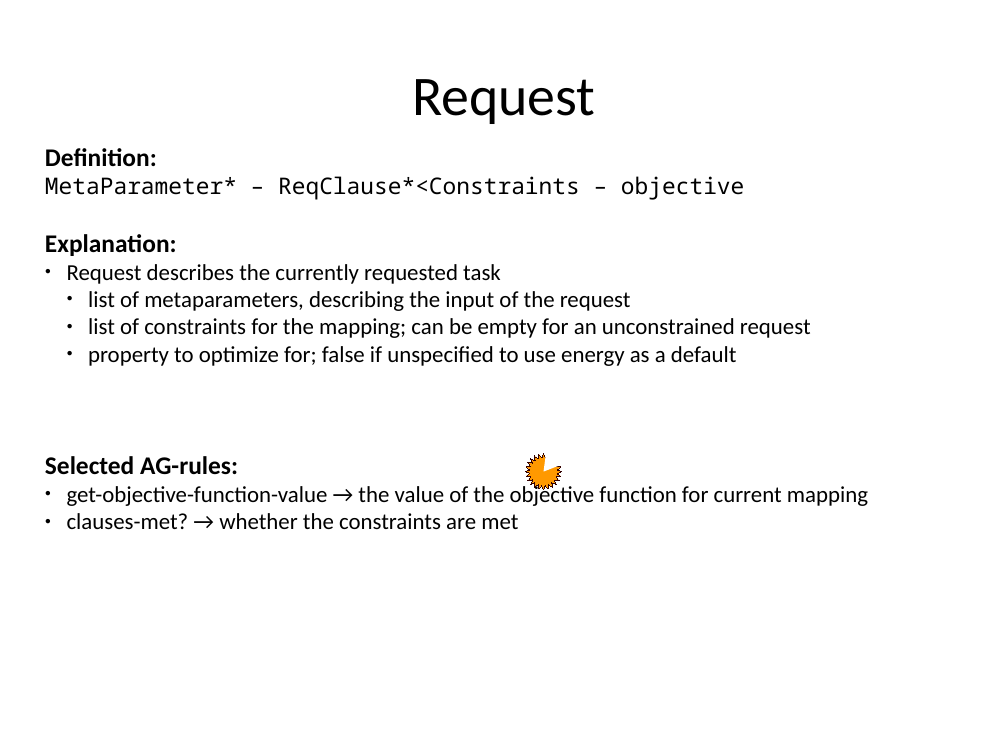
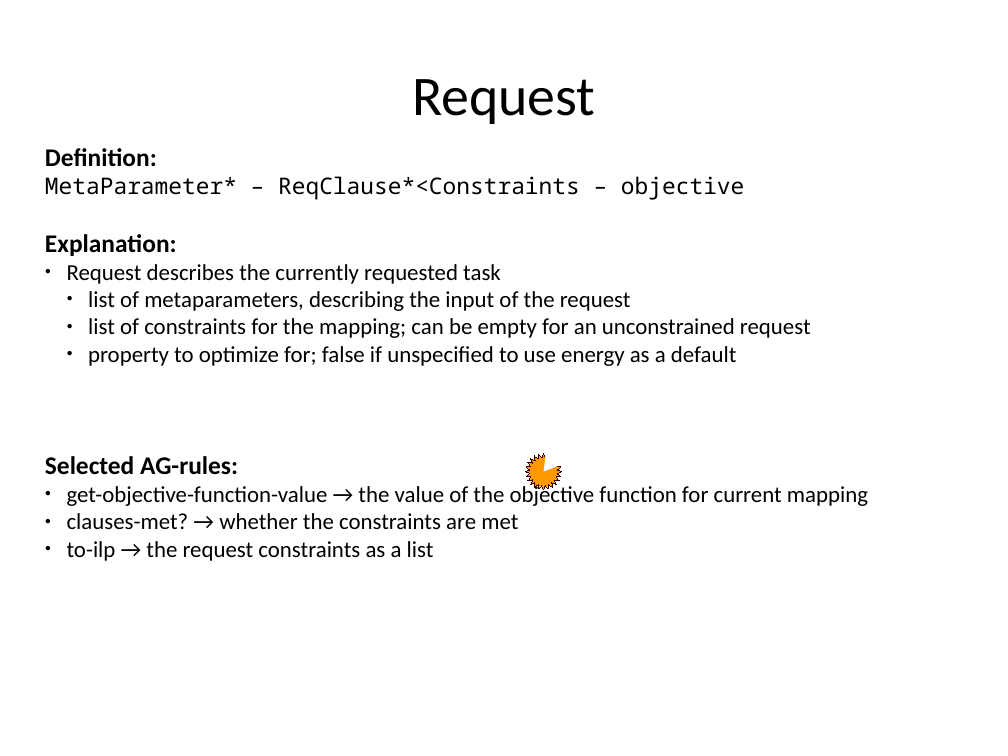
Before and after one commit to rene-schoene/racr-mquat, a slide deck: slide 25 of doc/the-model.odp. Drawn at 1008x756 pixels with LibreOffice and Linux fonts; fonts in the diff are those of the drawing. Boxes give left, top, right and bottom in pixels: in the first picture for what was removed or moved away, otherwise in the second. Text is boxed around its words. In the diff, an @@ line names an element or a change of style, - is before the commit and + after.

```diff
--- a/doc/the-model.odp
+++ b/doc/the-model.odp
@@ text at [67, 541, 434, 561]: paragraph added @@
+● to-ilp → the request constraints as a list
```
Also in this commit, not shown: 8 other slides changed, 1 slide added.
